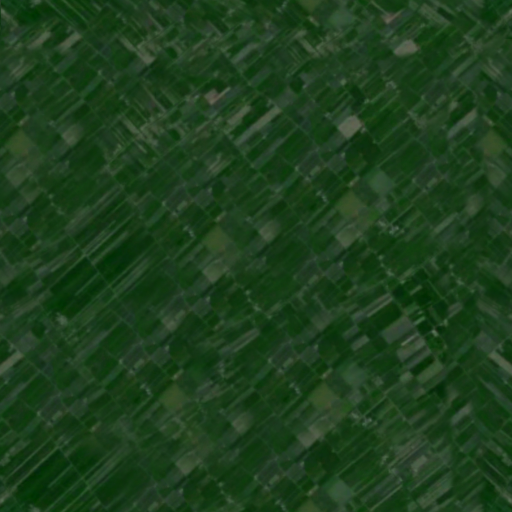
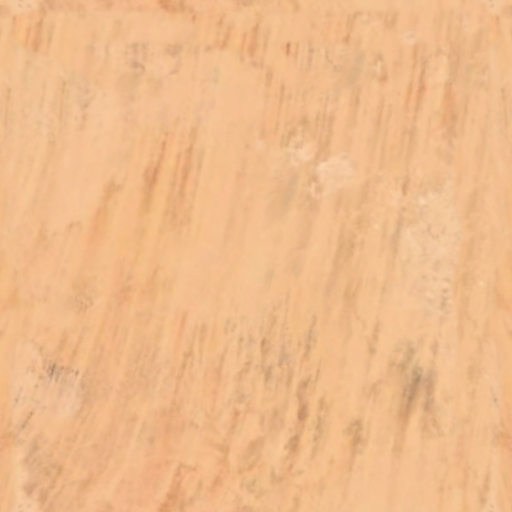
Comparing the layer stacks of the two 512px x 512px images. Changes:
showed "Layer", painted on it over (x1=0, y1=0, x2=512, y2=512)
hid "Background" over (x1=0, y1=0, x2=512, y2=512)
